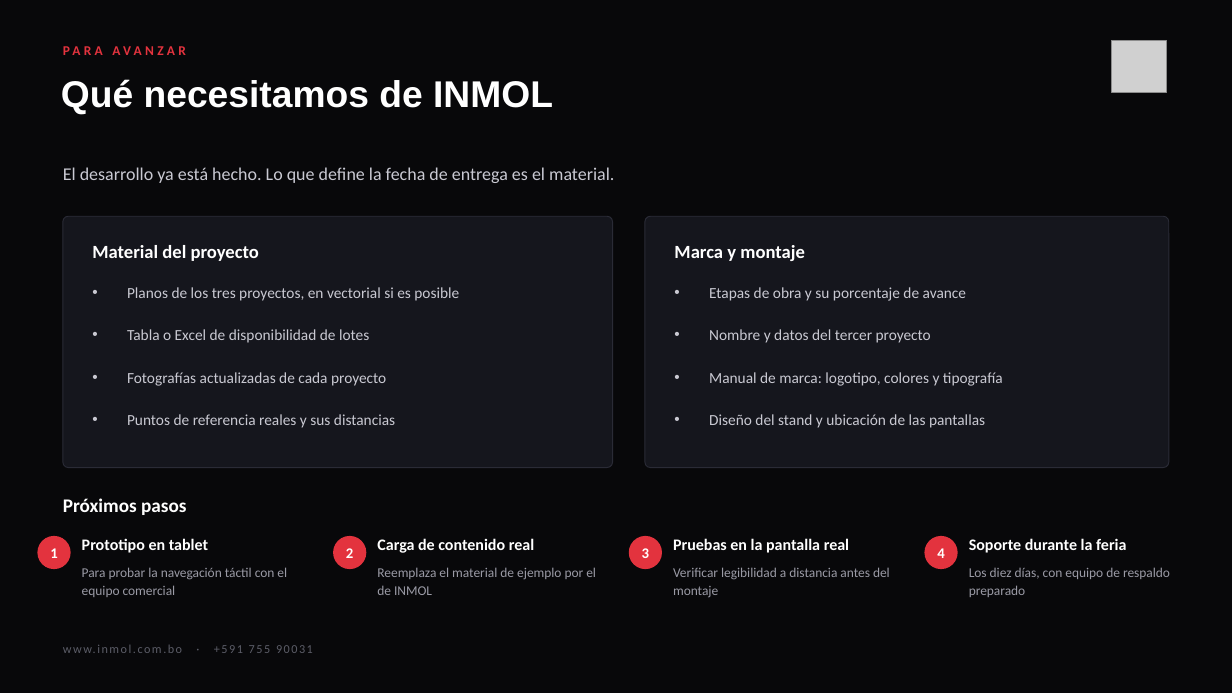
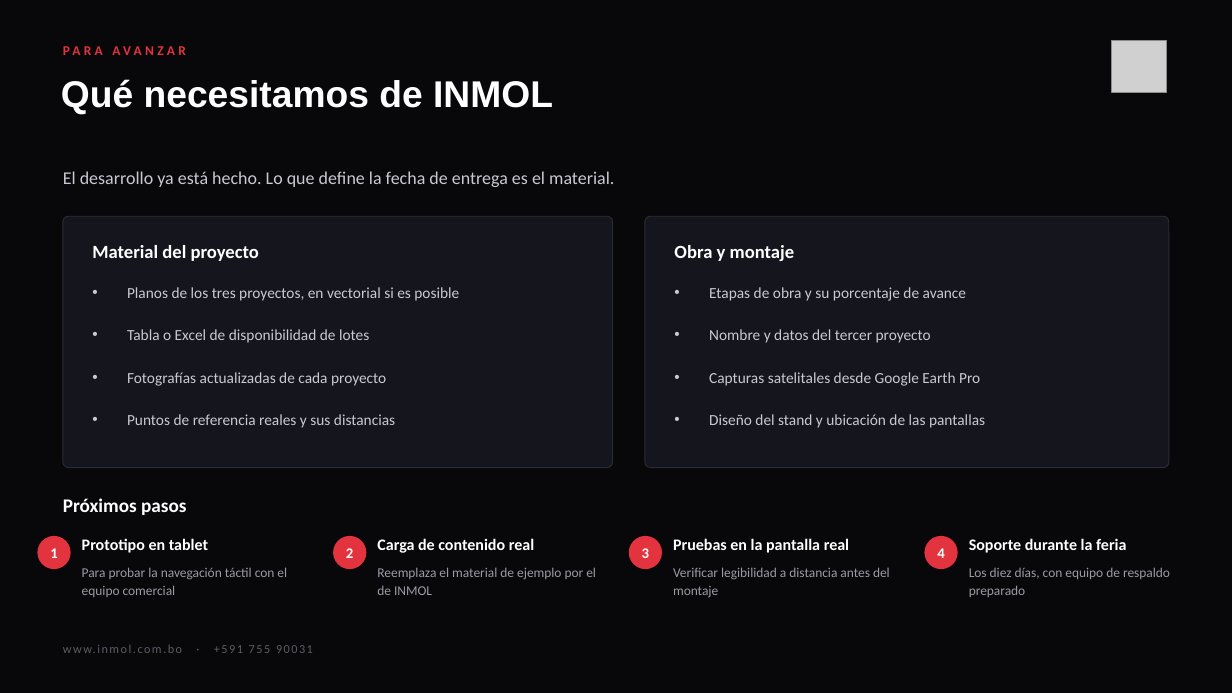
Before and after one commit to cesarPeralta12/panel_asistente, a slide deck: slide 14 of presentacion/Panel Interactivo INMOL - Propuesta.pptx. Drawn at 1232x693 pixels with LibreOffice and Linux fonts; fonts in the diff are those of the drawing; grey boxes stand for pictures. Boxes give left, top, right and bottom in pixels: in the first picture for what was removed or moved away, otherwise in the second. Text is boxed around its words. In the diff, an @@ line names an element or a change of style, - is before the commit and + after.

```diff
--- a/presentacion/Panel Interactivo INMOL - Propuesta.pptx
+++ b/presentacion/Panel Interactivo INMOL - Propuesta.pptx
@@ text "El desarrollo ya está hecho. ..." at box(63, 171, 614, 187): line spacing 1 to 1.2 @@
@@ text at box(674, 245, 795, 261): text changed @@
-Marca y montaje
+Obra y montaje
@@ text at box(709, 372, 980, 386): text changed @@
-• Manual de marca: logotipo, colores y tipografía
+• Capturas satelitales desde Google Earth Pro
```
Also in this commit, not shown: 4 other slides changed, 1 slide added, 1 slide removed, 17 other files.
